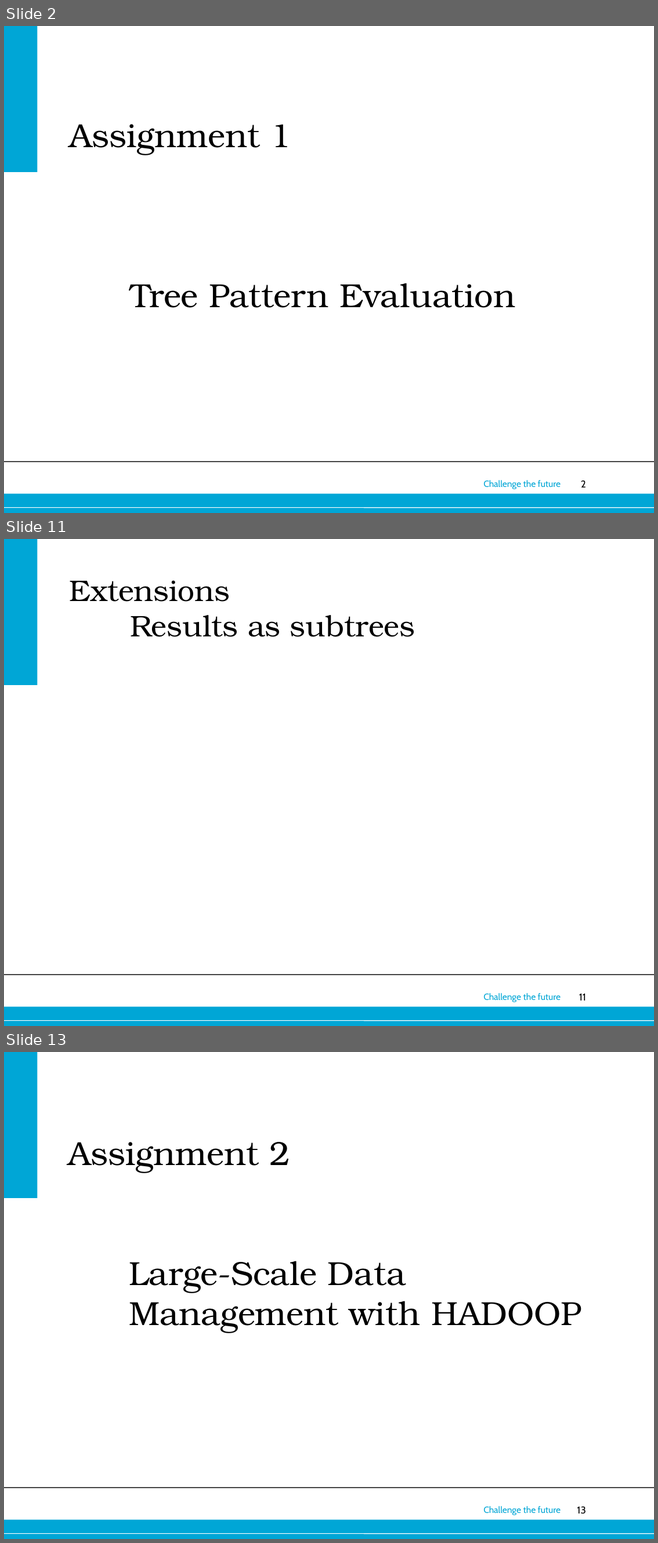
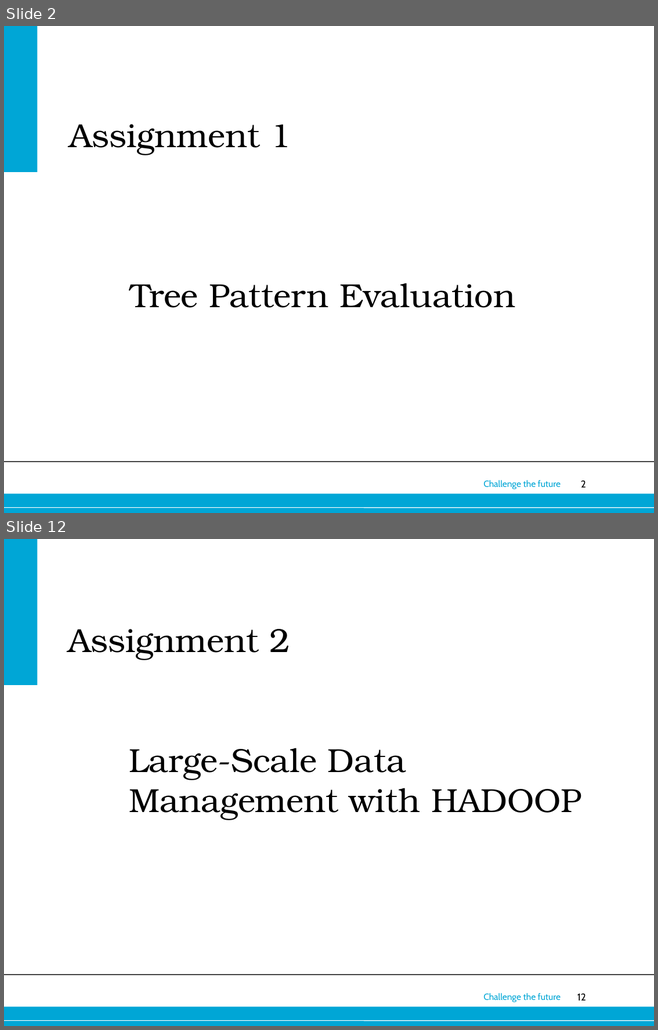
Before and after one commit to ioanajivet/wdm, a slide deck: presentation/presentation web.pptx. Shown one above the other, each under a label of ours: slides 2, 11 and 13 before the commit, slides 2 and 12 after it; the slides between them are not shown. The pictures are 658x1543 and 658x1030 pixels, drawn with LibreOffice and Linux fonts; fonts in the diff are those of the drawing; background and template pictures are left out. Boxes give left, top, right and bottom in pixels: in the first picture for what was removed or moved away, otherwise in the second. Text is boxed around its words. In the diff, an @@ line names an element or a change of style, - is before the commit and + after.

```diff
--- a/presentation/presentation web.pptx
+++ b/presentation/presentation web.pptx
@@ slide 11 removed at box(4, 539, 654, 1026), background #FFFFFF; not listed: 6 template elements that a slide beside it also shows @@
@@ title removed at box(69, 580, 415, 637) @@
-Extensions
-Results as subtrees
@@ what was slide 13 is now slide 12 @@
@@ page number at box(577, 994, 586, 1001): text changed @@
-13
+12
```
Also in this commit, not shown: 5 slides changed, 4 slides added, 4 other slides removed.
